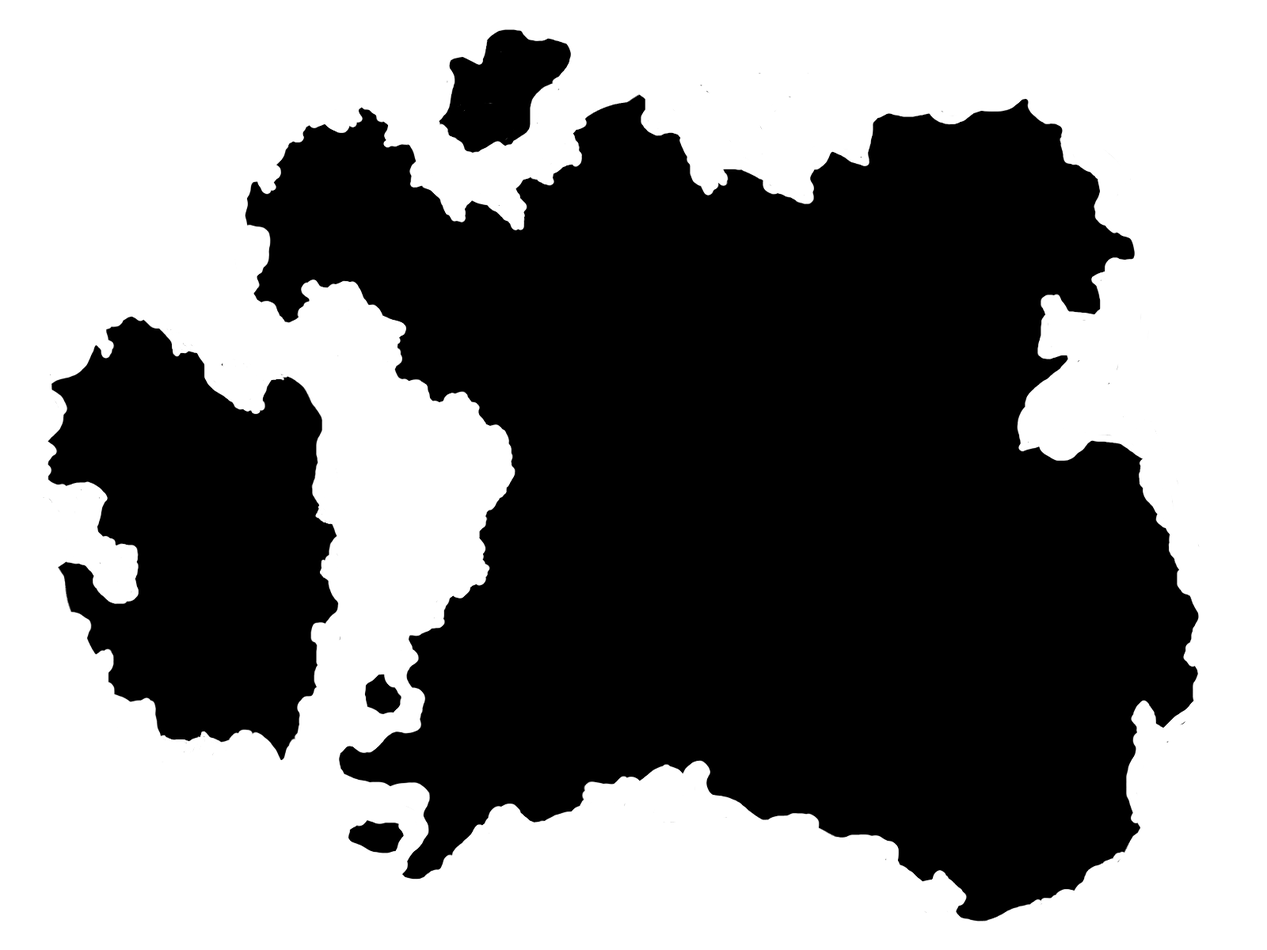
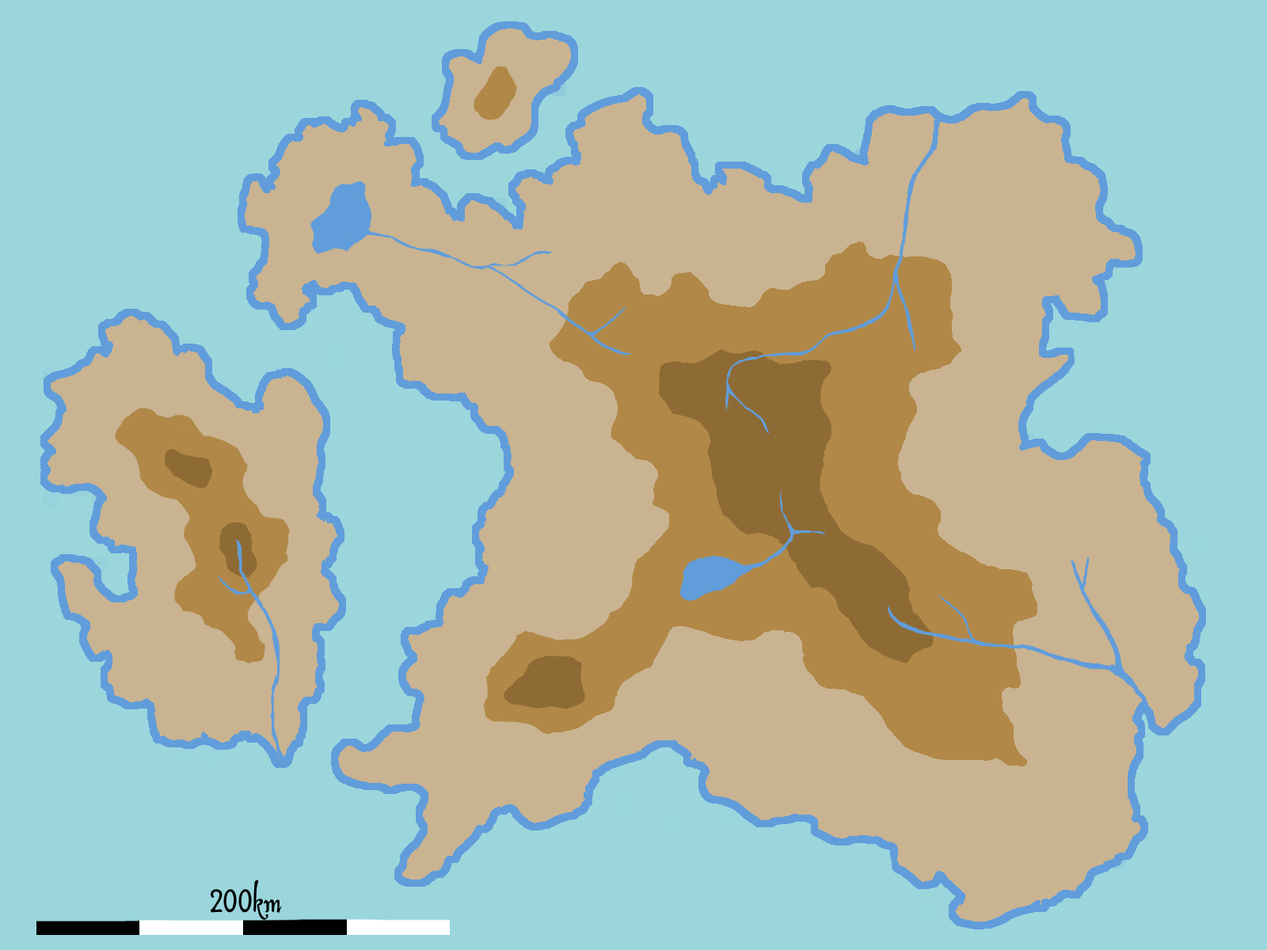
Comparing the layer stacks of the two 1267 x 950 images. Changes:
added group "legend" with 2 layers above "rivers" over [36, 879, 450, 935]
added layer "200km" in group "legend" over [210, 879, 282, 920]
added layer "marker" in group "legend" over [36, 918, 450, 935]
added layer "rivers" above "textures" over [117, 82, 1150, 776]
added layer "higher mountains" above "mountains" over [163, 324, 943, 710]
added layer "mountains" above "land" over [114, 65, 1038, 767]
painted on "land" over [42, 28, 1200, 923]
added layer "coast" above "sea" over [35, 21, 1206, 930]
added layer "sea" over [0, 0, 1267, 950]
